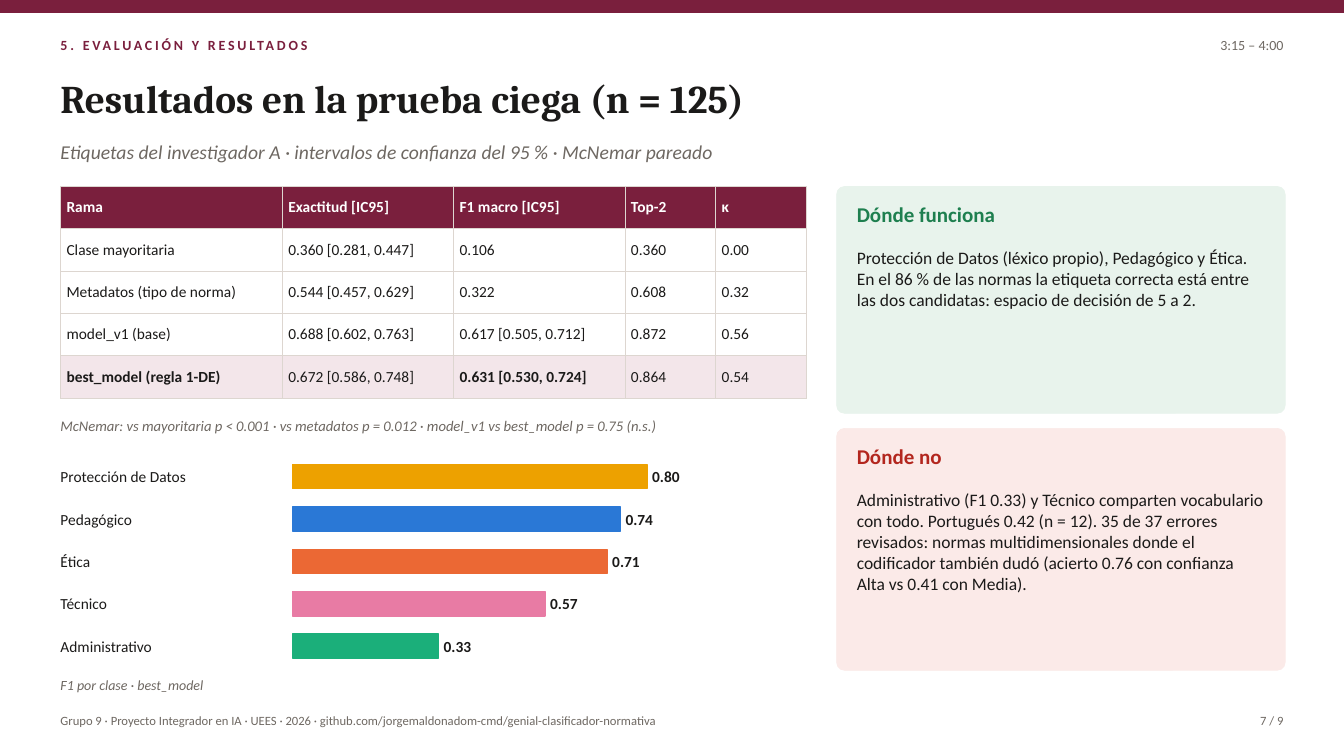
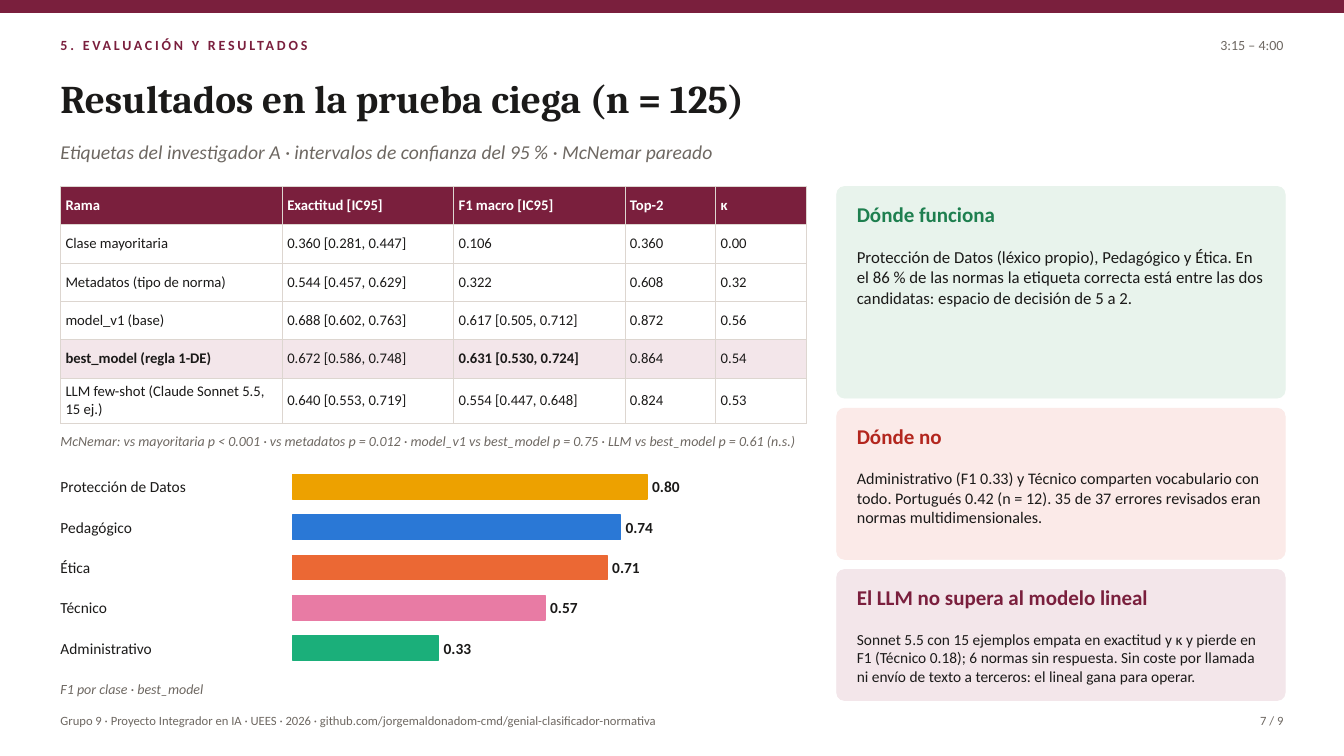
Before and after one commit to jorgemaldonadom-cmd/genial-clasificador-normativa, a slide deck: slide 7 of results/reports/proyecto_final/Grupo_9_Video_Pitch_5min.pptx. Drawn at 1344x756 pixels with LibreOffice and Linux fonts; fonts in the diff are those of the drawing. Boxes give left, top, right and bottom in pixels: in the first picture for what was removed or moved away, otherwise in the second. Text is boxed around its words. In the diff, an @@ line names an element or a change of style, - is before the commit and + after.

```diff
--- a/results/reports/proyecto_final/Grupo_9_Video_Pitch_5min.pptx
+++ b/results/reports/proyecto_final/Grupo_9_Video_Pitch_5min.pptx
@@ table at (60,187,807,421) @@
+row 6: LLM few-shot (Claude Sonnet 5.5, 15 ej.) | 0.640 [0.553, 0.719] | 0.554 [0.447, 0.648] | 0.824 | 0.53
@@ rounded rectangle: place and size @@
-rounded rectangle at (837,187,1286,413)
+rounded rectangle at (837,187,1286,398)
@@ rounded rectangle at (837,187,1286,398): proportions changed @@
@@ text "Protección de Datos (léxico propio), ..." at (857,250,1263,307): size 12.5 to 12 pt @@
@@ rounded rectangle at (837,408,1286,560): proportions changed @@
@@ rounded rectangle: place and size @@
-rounded rectangle at (837,429,1286,670)
+rounded rectangle at (837,408,1286,560)
@@ text at (60,436,795,448): text changed; size 10.5 to 10 pt @@
-McNemar: vs mayoritaria p < 0.001 · vs metadatos p = 0.012 · model_v1 vs best_model p = 0.75 (n.s.)
+McNemar: vs mayoritaria p < 0.001 · vs metadatos p = 0.012 · model_v1 vs best_model p = 0.75 · LLM vs best_model p = 0.61 (n.s.)
@@ text "Dónde no": place and size @@
-text "Dónde no" at (857,449,942,464)
+text "Dónde no" at (857,429,942,444)
@@ 4 texts, 2 rectangles: place and size @@
-4 texts, 2 rectangles at (60,465,680,531)
+4 texts, 2 rectangles at (60,475,680,539)
@@ text at (857,472,1260,523): text changed; size 12.5 to 11.5 pt @@
-Administrativo (F1 0.33) y Técnico comparten vocabulario con todo. Portugués 0.42 (n = 12). 35 de 37 errores revisados: normas multidimensionales donde el codificador también dudó (acierto 0.76 con confianza Alta vs 0.41 con Media).
+Administrativo (F1 0.33) y Técnico comparten vocabulario con todo. Portugués 0.42 (n = 12). 35 de 37 errores revisados eran normas multidimensionales.
@@ 5 texts, 2 rectangles: place and size @@
-5 texts, 2 rectangles at (60,549,640,692)
+5 texts, 2 rectangles at (60,556,640,696)
@@ rounded rectangle added at (837,570,1286,701), fill #F3E6EA, outline #F3E6EA 0.5 pt @@
@@ text added at (857,590,1148,609), 15 pt, text #7A1F3D, bold @@
+El LLM no supera al modelo lineal
@@ text added at (857,634,1256,685), 11 pt, text #1B1A19 @@
+Sonnet 5.5 con 15 ejemplos empata en exactitud y κ y pierde en F1 (Técnico 0.18); 6 normas sin respuesta. Sin coste por llamada ni envío de texto a terceros: el lineal gana para operar.
```
Also in this commit, not shown: 1 other slide changed, 25 other files.
